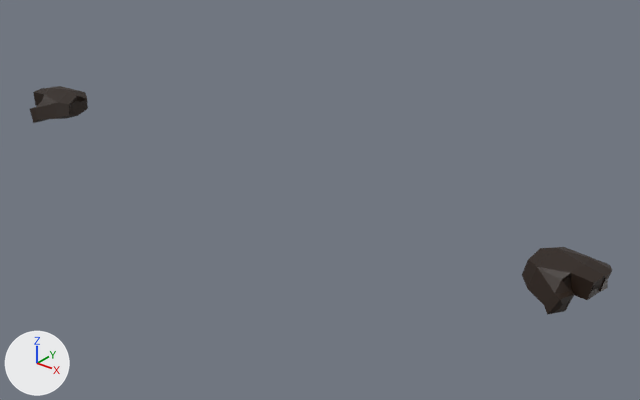
The Blender file PingTap/Assets/Models/Characters/Guy/Guy.blend, before and after one commit.
One viewpoint serves both versions: a 50 mm lens placed at (1.595, -1.696, 2.505), pointed at (0.157, 0.102, 1.391). Every picture has the same lights, and +X, +Y and +Z are marked at lower left. The same objects are shown in both versions, whatever each file hides.

In view in the first picture: 'Accessory: Gloves'.
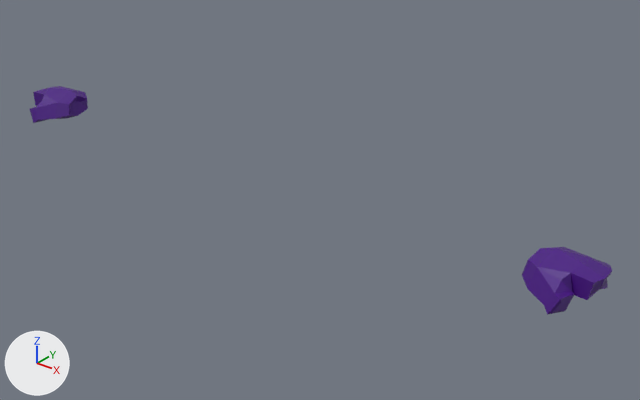
Pixel boxes [x1, y1, x2, y2] of what changed, in the pictures (640 x 400 px):
part 1 of me_mesh_003, cut back: [35, 88, 612, 315] in both
part 2 of me_mesh_003, surface changed: [30, 86, 612, 314] in both

The change, as a list of edits to the scene's bpy script:
```text
Change me_mesh_003:
    used by ob_accessory__gloves; parent = ob_outfit; location = (0.0, 0.0, 0.0); rotation_euler = (1.571, 0.0, 0.0), in degrees (90, 0, 0); scale = (0.0108, 0.0108, 0.0108)
    remove me_mesh_003.from_pydata(...)  # 172 vertices, 223 faces; spans x 78.3..95.3, y 130.1..140.0, z -11.1..7.6
    add me_mesh_003.from_pydata(...)  # 76 vertices, 80 faces, 6 loose edges; spans x 78.3..95.3, y 130.1..140.0, z -11.1..7.6
    me_mesh_003 part 1
    96 vertices are removed from x 79.0..95.2, y 130.8..139.0, z -10.2..6.9
    175 faces are deleted
    6 loose edges are added
    32 new faces join them
    me_mesh_003 part 2: 48 kept faces spanning x 78.3..95.3, y 130.1..140.0, z -11.1..7.6 get new texture (UV) coordinates
```
